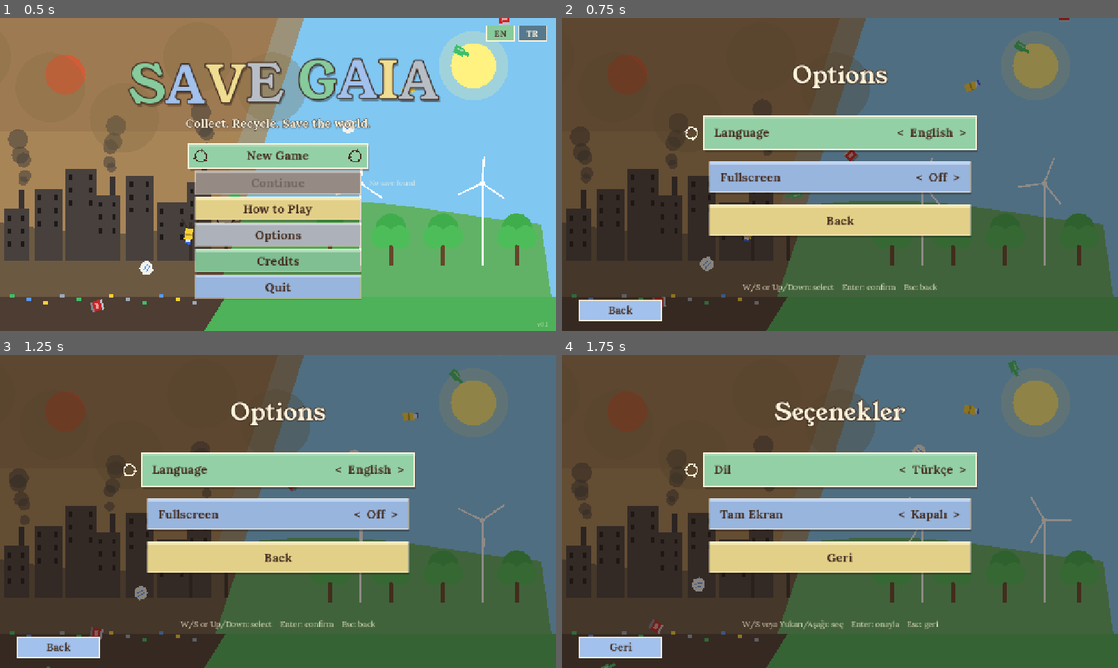
Above: before the commit, frames 1-4 (two rows, left to right).
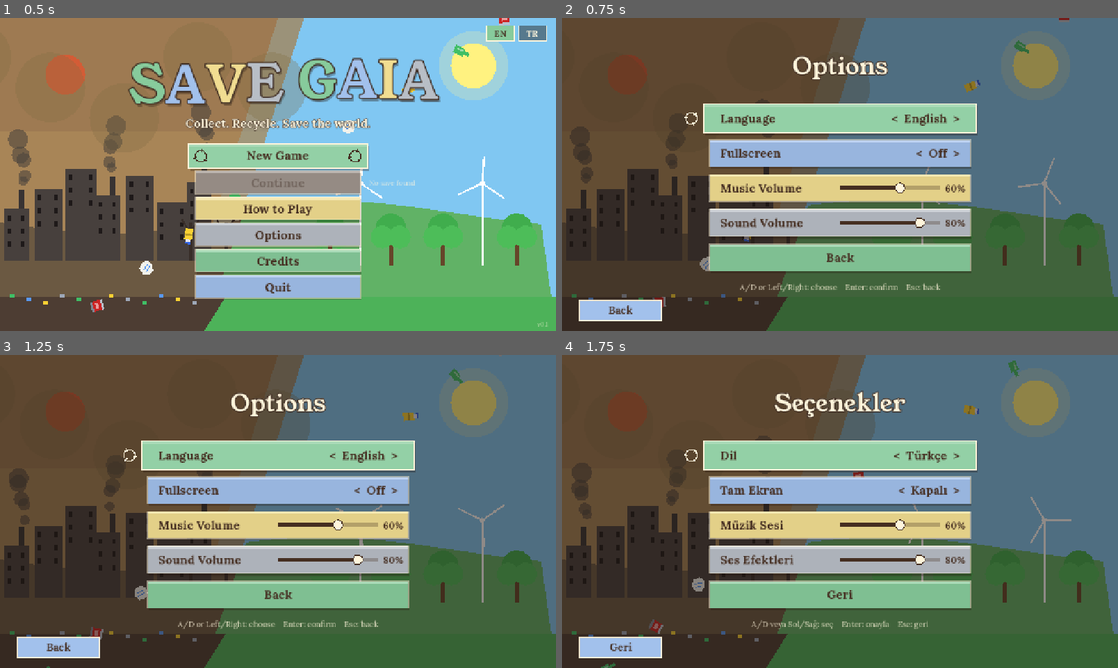
Above: after the commit, the same moments.

Repository: yagmur991/cop
Game: Godot game, scene res://main.tscn
Same seed, same stepped clock (60 frames per second), same inputs: the game is played once before the commit and once after it.
Inputs (mouse positions are in pixels of both pictures, inside the frame that each line leads up to):
- Up to frame 1 (0.5 s): no input
- Up to frame 2 (0.75 s): tap Enter (ui_accept) at 0.5 s; move the mouse to (812, 237) at 0.52 s; hold D (right) from 0.53 s (still down); hold Q (cycle) from 0.53 s (still down); tap J (attack) at 0.6 s; click (812, 237) at 0.67 s
- Up to frame 3 (1.25 s): keep holding D (right); keep holding Q (cycle); tap Space (jump) at 0.77, 1.07 s
- Up to frame 4 (1.75 s): keep holding D (right); move the mouse to (1006, 558) at 1.27 s; release Q (cycle) at 1.28 s; tap Q (cycle) at 1.35 s; click (1006, 558) at 1.42 s; tap Space (jump) at 1.52 s; tap E (deposit) at 1.55 s

Frame 1 is identical in both runs. In frame 2, 23% of the frame differs, in the area x 22-75%, y 12-88%; in frame 3, 23%; in frame 4, 23%, in the area x 22-75%, y 11-88%.

Commit message:
added music

Diff:
--- a/project.godot
+++ b/project.godot
@@ -17,6 +17,8 @@
 [autoload]
 
 Loc="*res://scripts/loc.gd"
+Music="*res://scripts/music.gd"
+Sfx="*res://scripts/sfx.gd"
 GameState="*res://scripts/game_state.gd"
 
 [display]
@@ -24,7 +26,6 @@
 window/size/viewport_width=1280
 window/size/viewport_height=720
 window/stretch/mode="canvas_items"
-window/stretch/aspect="keep"
 
 [rendering]
 
--- a/scripts/boss.gd
+++ b/scripts/boss.gd
@@ -128,6 +128,7 @@
         return
     var options: Array = ["throw", "jump", "wave", "rain"] if boss_id == "plastic" else ["charge", "rain", "smoke", "wave"]
     pending = options.pick_random()
+    Sfx.play("warn")
     windup = 0.45 if phase2 else 0.65
     state_t = (1.4 if phase2 else 2.2) + windup
 
@@ -226,6 +227,7 @@
     options.erase(last_attack)
     pending = options.pick_random()
     last_attack = pending
+    Sfx.play("warn")
     windup = 0.35 if phase3 else (0.45 if phase2 else 0.65)
     state_t = (0.8 if phase3 else (1.25 if phase2 else 1.8)) + windup
 
@@ -337,6 +339,7 @@
     hit_cd = 0.35
     flash = 0.2
     hits += 1
+    Sfx.play("boss_hit")
     GameState.burst.emit(global_position + Vector2(0, -20), Color(1.0, 0.95, 0.8), 10)
     GameState.shake.emit(5.0, 0.18)
     GameState.hitstop.emit(0.05)
@@ -358,6 +361,7 @@
         get_parent().call_deferred("add_child", it)
     if hp <= 0:
         dead = true
+        Sfx.play("boss_down")
         GameState.shake.emit(14.0, 0.6)
         GameState.hitstop.emit(0.18)
         for k in 4:
--- a/scripts/char_select.gd
+++ b/scripts/char_select.gd
@@ -17,14 +17,17 @@
     if delay <= 0.0:
         if Input.is_action_just_pressed("right") or Input.is_action_just_pressed("ui_right"):
             sel = (sel + 1) % n
+            Sfx.play("ui_move")
         if Input.is_action_just_pressed("left") or Input.is_action_just_pressed("ui_left"):
             sel = (sel + n - 1) % n
+            Sfx.play("ui_move")
         if Input.is_action_just_pressed("ui_accept"):
             _confirm()
     queue_redraw()
 
 
 func _confirm() -> void:
+    Sfx.play("ui_select")
     GameState.char_idx = sel
     set_process(false)
     finished.emit()
@@ -45,6 +48,7 @@
                     _confirm()
                 else:
                     sel = i
+                    Sfx.play("ui_move")
                 return
 
 
--- a/scripts/chest.gd
+++ b/scripts/chest.gd
@@ -31,6 +31,7 @@
     if opened:
         return
     opened = true
+    Sfx.play("chest")
     GameState.burst.emit(global_position + Vector2(0, -20), Color(0.75, 0.6, 0.4), 10)
     GameState.shake.emit(2.5, 0.12)
     if sprite:
--- a/scripts/cutscene.gd
+++ b/scripts/cutscene.gd
@@ -11,6 +11,46 @@
 var shown := 0.0
 var t := 0.0
 var delay := 0.3
+var voice: AudioStreamPlayer
+var blip_narr: AudioStream
+var blip_gaia: AudioStream
+var last_shown := 0
+var voice_n := 0
+
+
+func _ready() -> void:
+    voice = AudioStreamPlayer.new()
+    add_child(voice)
+    if ResourceLoader.exists("res://assets/sfx/blip_narrator.wav"):
+        blip_narr = load("res://assets/sfx/blip_narrator.wav")
+    if ResourceLoader.exists("res://assets/sfx/blip_gaia.wav"):
+        blip_gaia = load("res://assets/sfx/blip_gaia.wav")
+
+
+func _voice_tick(txt: String) -> void:
+    var n := int(shown)
+    if n <= last_shown:
+        return
+    var who: String = slides[idx]["who"]
+    for i in range(last_shown, mini(n, txt.length())):
+        var ch := txt.substr(i, 1)
+        if ch.to_lower() != ch.to_upper():   # only letters make a sound
+            voice_n += 1
+            if voice_n % 2 == 0:
+                _blip(who == "who_gaia")
+    last_shown = n
+
+
+func _blip(gaia: bool) -> void:
+    if voice == null or Loc.sfx_vol <= 0.001:
+        return
+    var snd: AudioStream = blip_gaia if gaia else blip_narr
+    if snd == null:
+        return
+    voice.stream = snd
+    voice.pitch_scale = randf_range(1.05, 1.65) if gaia else randf_range(0.7, 1.1)
+    voice.volume_db = linear_to_db(Loc.sfx_vol) - 4.0
+    voice.play()
 
 
 static func intro_slides() -> Array:
@@ -57,17 +97,22 @@
     delay -= delta
     var txt := _text(slides[idx])
     shown = minf(shown + 45.0 * delta, float(txt.length()))
+    _voice_tick(txt)
     if delay <= 0.0:
         if Input.is_action_just_pressed("ui_cancel"):
+            Sfx.play("ui_back")
             set_process(false)
             finished.emit()
             return
         if Input.is_action_just_pressed("ui_accept"):
             if shown < float(txt.length()):
                 shown = float(txt.length())
+                last_shown = txt.length()
             else:
                 idx += 1
                 shown = 0.0
+                last_shown = 0
+                Sfx.play("ui_move")
                 if idx >= slides.size():
                     set_process(false)
                     finished.emit()
--- a/scripts/enemy.gd
+++ b/scripts/enemy.gd
@@ -54,6 +54,7 @@
     if dead:
         return
     dead = true
+    Sfx.play("enemy_pop")
     GameState.lv_stats["kills"] += 1
     GameState.burst.emit(global_position, _body_color(), 9)
     GameState.shake.emit(2.0, 0.1)
--- a/scripts/game_state.gd
+++ b/scripts/game_state.gd
@@ -198,6 +198,7 @@
     var text := ""
     if kind == "recycle":
         recycled_total += 1
+        Sfx.play("pickup_clean")
         lv_stats["saplings"] += 1
         add_pollution(-8.0)
         var pool: Array = ["speed", "shield", "heal"]
@@ -220,6 +221,7 @@
                 text = Loc.t("msg_up_heal")
     else:
         trash_total += 1
+        Sfx.play("pickup_trash")
         lv_stats["trash"] += 1
         var had_sel := int(stock[trash_types[sel]]) > 0
         stock[trash_type] += 1
--- a/scripts/gate.gd
+++ b/scripts/gate.gd
@@ -43,6 +43,7 @@
     GameState.lv_stats["bins"] = done
     if done == required():
         GameState.item_collected.emit(Loc.t("msg_gate_open"))
+        Sfx.play("unlock")
     if done >= total and total > required():
         GameState.add_pollution(-12.0)
         GameState.item_collected.emit(Loc.t("msg_perfect"))
--- a/scripts/howto.gd
+++ b/scripts/howto.gd
@@ -23,12 +23,13 @@
     delay -= delta
     if delay <= 0.0 and not closed:
         if Input.is_action_just_pressed("right") or Input.is_action_just_pressed("ui_right"):
-            page = mini(page + 1, PAGES - 1)
+            _go(1)
         if Input.is_action_just_pressed("left") or Input.is_action_just_pressed("ui_left"):
-            page = maxi(page - 1, 0)
+            _go(-1)
         if Input.is_action_just_pressed("ui_accept"):
             _next()
         if Input.is_action_just_pressed("ui_cancel"):
+            Sfx.play("ui_back")
             _finish()
     queue_redraw()
 
@@ -41,13 +42,21 @@
         if next_rect.has_point(m):
             _next()
         elif back_rect.has_point(m):
-            page = maxi(page - 1, 0)
+            _go(-1)
+
+
+func _go(d: int) -> void:
+    var np := clampi(page + d, 0, PAGES - 1)
+    if np != page:
+        page = np
+        Sfx.play("ui_move")
 
 
 func _next() -> void:
     if page < PAGES - 1:
-        page += 1
+        _go(1)
     else:
+        Sfx.play("ui_select")
         _finish()
 
 
--- a/scripts/level_card.gd
+++ b/scripts/level_card.gd
@@ -43,6 +43,7 @@
         return
     if event is InputEventKey and event.pressed and not event.echo and (event.keycode == KEY_ENTER or event.keycode == KEY_KP_ENTER):
         leaving = true
+        Sfx.play("card_start")
         get_viewport().set_input_as_handled()
 
 
--- a/scripts/loc.gd
+++ b/scripts/loc.gd
@@ -3,11 +3,14 @@
 # Use Loc.t("key") or Loc.t("key", [args]). Index 0 = English, 1 = Turkish.
 
 signal language_changed
+signal volume_changed
 
 const SETTINGS_PATH := "user://settings.cfg"
 
 var lang := "en"
 var fullscreen := false
+var music_vol := 0.6
+var sfx_vol := 0.8
 
 var S := {
     # ---------------- general / names ----------------
@@ -44,12 +47,15 @@
     "o_fullscreen": ["Fullscreen", "Tam Ekran"],
     "o_on": ["On", "Açık"],
     "o_off": ["Off", "Kapalı"],
+    "o_music": ["Music Volume", "Müzik Sesi"],
+    "o_sfx": ["Sound Volume", "Ses Efektleri"],
     "o_back": ["Back", "Geri"],
     "c_title": ["Credits", "Emeği Geçenler"],
     "c_1": ["A game made for the hackathon by the Save Gaia team", "Save Gaia ekibi tarafından hackathon için yapıldı"],
     "c_2": ["Recycling bin sprite: yureino-kage (itch.io)", "Geri dönüşüm kutusu sprite'ı: yureino-kage (itch.io)"],
     "c_3": ["Made with Godot Engine", "Godot Engine ile yapıldı"],
-    "c_4": ["Thanks for playing!", "Oynadığın için teşekkürler!"],
+    "c_4": ["Music and sounds: original chiptune pieces made for this game", "Müzik ve sesler: bu oyun için yapılmış özgün chiptune besteler"],
+    "c_5": ["Thanks for playing!", "Oynadığın için teşekkürler!"],
     "nav_hint": ["W/S or Up/Down: select    Enter: confirm    Esc: back", "W/S veya Yukarı/Aşağı: seç    Enter: onayla    Esc: geri"],
     "nav_hint_lr": ["A/D or Left/Right: choose    Enter: confirm    Esc: back", "A/D veya Sol/Sağ: seç    Enter: onayla    Esc: geri"],
     # ---------------- how to play ----------------
@@ -203,6 +209,8 @@
     if cfg.load(SETTINGS_PATH) == OK:
         lang = str(cfg.get_value("game", "lang", "en"))
         fullscreen = bool(cfg.get_value("game", "fullscreen", false))
+        music_vol = float(cfg.get_value("game", "music_vol", 0.6))
+        sfx_vol = float(cfg.get_value("game", "sfx_vol", 0.8))
     # deferred: the window must exist before its mode can be changed reliably
     _apply_fullscreen.call_deferred(false)
 
@@ -216,6 +224,8 @@
     var cfg := ConfigFile.new()
     cfg.set_value("game", "lang", lang)
     cfg.set_value("game", "fullscreen", fullscreen)
+    cfg.set_value("game", "music_vol", music_vol)
+    cfg.set_value("game", "sfx_vol", sfx_vol)
     cfg.save(SETTINGS_PATH)
 
 
@@ -223,6 +233,18 @@
     lang = l
     _save_settings()
     language_changed.emit()
+
+
+func set_music_vol(v: float) -> void:
+    music_vol = clampf(v, 0.0, 1.0)
+    _save_settings()
+    volume_changed.emit()
+
+
+func set_sfx_vol(v: float) -> void:
+    sfx_vol = clampf(v, 0.0, 1.0)
+    _save_settings()
+    volume_changed.emit()
 
 
 func set_fullscreen(v: bool) -> void:
--- a/scripts/main.gd
+++ b/scripts/main.gd
@@ -166,6 +166,7 @@
         level_root = null
     hud.hide()
     bg_layer.hide()
+    Music.play("menu")
     var m := MenuS.new()
     m.new_game.connect(_on_new_game)
     m.continue_game.connect(_on_continue)
@@ -176,6 +177,7 @@
     _clear_overlay()
     GameState.reset()
     GameState.difficulty = diff
+    Music.play("intro")
     var cs := CutsceneS.new()
     cs.slides = CutsceneS.intro_slides()
     cs.finished.connect(_on_intro_done)
@@ -223,6 +225,7 @@
 
 # ---------------- pause ----------------
 func _open_pause() -> void:
+    Sfx.play("ui_select")
     get_tree().paused = true
     pause_layer = CanvasLayer.new()
     pause_layer.layer = 50
@@ -252,6 +255,10 @@
     transitioning = false
     var d: Dictionary = levels[i]
     cur_theme = str(d.get("theme", "land"))
+    if arena:
+        Music.play("boss_" + String(d["boss"]))      # boss_plastic / boss_factory / boss_land
+    else:
+        Music.play("level%d" % (i + 1))               # level1 (sea) / level2 (air) / level3 (land)
     bg_node.theme = cur_theme
     card_pending = not arena and not restart
     boss_down = false
@@ -544,6 +551,7 @@
     hud.hide()
     bg_layer.hide()
     var clean := GameState.pollution < 50.0
+    Music.play("ending_good" if clean else "ending_bad")
     var slides: Array = CutsceneS.good_slides() if clean else CutsceneS.bad_slides()
     var title := Loc.t("end_clean") if clean else Loc.t("end_dirty")
     slides.append({"scene": "stats", "who": "", "raw": true, "text": Loc.t("end_stats", [title, GameState.trash_total, GameState.delivered_total, int(GameState.pollution)])})
--- a/scripts/menu.gd
+++ b/scripts/menu.gd
@@ -59,7 +59,7 @@
 
 
 func _opt_rect(i: int) -> Rect2:
-    return Rect2(340, 230 + i * 100, 600, 70)
+    return Rect2(340, 200 + i * 80, 600, 62)
 
 
 func _chip_rect(i: int) -> Rect2:
@@ -88,9 +88,12 @@
             "difficulty":
                 if Input.is_action_just_pressed("left"):
                     diff_sel = (diff_sel + 2) % 3
+                    Sfx.play("ui_move")
                 if Input.is_action_just_pressed("right"):
                     diff_sel = (diff_sel + 1) % 3
+                    Sfx.play("ui_move")
                 if _accept():
+                    Sfx.play("ui_select")
                     new_game.emit(diff_sel)
                 if _cancel():
                     _to_main()
@@ -106,11 +109,14 @@
     var items := _items()
     if Input.is_action_just_pressed("down"):
         sel = _next_enabled(sel, 1)
+        Sfx.play("ui_move")
     if Input.is_action_just_pressed("up"):
         sel = _next_enabled(sel, -1)
+        Sfx.play("ui_move")
     if _accept():
         _activate(items[sel][0])
     if is_pause and _cancel():
+        Sfx.play("ui_back")
         resume.emit()
 
 
@@ -127,27 +133,46 @@
 
 func _input_options() -> void:
     if Input.is_action_just_pressed("down"):
-        opt_sel = (opt_sel + 1) % 3
+        opt_sel = (opt_sel + 1) % 5
+        Sfx.play("ui_move")
     if Input.is_action_just_pressed("up"):
-        opt_sel = (opt_sel + 2) % 3
-    var change := Input.is_action_just_pressed("left") or Input.is_action_just_pressed("right") or _accept()
-    if change:
+        opt_sel = (opt_sel + 4) % 5
+        Sfx.play("ui_move")
+    var l := Input.is_action_just_pressed("left")
+    var r := Input.is_action_just_pressed("right")
+    if opt_sel == 2 or opt_sel == 3:
+        if l:
+            _adjust_volume(-0.1)
+        if r:
+            _adjust_volume(0.1)
+    elif l or r or _accept():
         _options_toggle()
     if _cancel():
         _to_main()
+
+
+func _adjust_volume(delta: float) -> void:
+    if opt_sel == 2:
+        Loc.set_music_vol(snappedf(clampf(Loc.music_vol + delta, 0.0, 1.0), 0.1))
+    else:
+        Loc.set_sfx_vol(snappedf(clampf(Loc.sfx_vol + delta, 0.0, 1.0), 0.1))
+    Sfx.play("ui_move")
 
 
 func _options_toggle() -> void:
     match opt_sel:
         0:
             Loc.set_lang("tr" if Loc.lang == "en" else "en")
+            Sfx.play("ui_select")
         1:
             Loc.set_fullscreen(not Loc.fullscreen)
-        2:
+            Sfx.play("ui_select")
+        4:
             _to_main()
 
 
 func _activate(id: String) -> void:
+    Sfx.play("ui_select")
     match id:
         "new":
             page = "difficulty"
@@ -174,6 +199,7 @@
 
 
 func _to_main() -> void:
+    Sfx.play("ui_back")
     page = "main"
     delay = 0.15
 
@@ -202,16 +228,19 @@
         "main":
             var items := _items()
             for i in items.size():
-                if _item_rect(i).has_point(m) and _enabled(items[i][0]):
+                if _item_rect(i).has_point(m) and _enabled(items[i][0]) and sel != i:
                     sel = i
+                    Sfx.play("ui_move")
         "difficulty":
             for i in 3:
-                if _card_rect(i).has_point(m):
+                if _card_rect(i).has_point(m) and diff_sel != i:
                     diff_sel = i
+                    Sfx.play("ui_move")
         "options":
-            for i in 3:
-                if _opt_rect(i).has_point(m):
+            for i in 5:
+                if _opt_rect(i).has_point(m) and opt_sel != i:
                     opt_sel = i
+                    Sfx.play("ui_move")
 
 
 func _input(event: InputEvent) -> void:
@@ -234,21 +263,33 @@
             if not is_pause:
                 if _chip_rect(0).has_point(m):
                     Loc.set_lang("en")
+                    Sfx.play("ui_select")
                 elif _chip_rect(1).has_point(m):
                     Loc.set_lang("tr")
+                    Sfx.play("ui_select")
         "difficulty":
             for i in 3:
                 if _card_rect(i).has_point(m):
                     diff_sel = i
+                    Sfx.play("ui_select")
                     new_game.emit(i)
                     return
             if back_rect.has_point(m):
                 _to_main()
         "options":
-            for i in 3:
+            for i in 5:
                 if _opt_rect(i).has_point(m):
                     opt_sel = i
-                    _options_toggle()
+                    if i == 2 or i == 3:
+                        var sx := _opt_rect(i).position.x + 300.0
+                        var v := snappedf(clampf((m.x - sx) / 230.0, 0.0, 1.0), 0.1)
+                        if i == 2:
+                            Loc.set_music_vol(v)
+                        else:
+                            Loc.set_sfx_vol(v)
+                        Sfx.play("ui_move")
+                    else:
+                        _options_toggle()
                     return
             if back_rect.has_point(m):
                 _to_main()
@@ -406,35 +447,46 @@
 
 func _draw_options() -> void:
     _panel_bg()
-    _outlined(Loc.t("o_title"), Vector2(0, 150), 1280.0, 56, CREAM, 8, FontTitle)
+    _outlined(Loc.t("o_title"), Vector2(0, 130), 1280.0, 56, CREAM, 8, FontTitle)
     var cols := _btn_cols()
-    var labels := [Loc.t("o_language"), Loc.t("o_fullscreen"), Loc.t("o_back")]
-    var vals := ["<  %s  >" % ("English" if Loc.lang == "en" else "Türkçe"), "<  %s  >" % (Loc.t("o_on") if Loc.fullscreen else Loc.t("o_off")), ""]
-    for i in 3:
-        var r := _opt_rect(i)
+    var labels := [Loc.t("o_language"), Loc.t("o_fullscreen"), Loc.t("o_music"), Loc.t("o_sfx"), Loc.t("o_back")]
+    for i in 5:
+        var base := _opt_rect(i)
+        var r := base
         var on := i == opt_sel
         if on:
-            r = r.grow_individual(14, 3, 14, 3)
+            r = base.grow_individual(14, 3, 14, 3)
         var c: Color = cols[i]
         _slab(r, c, on)
-        if i < 2:
-            draw_string(FontBtn, r.position + Vector2(24, 46), labels[i], HORIZONTAL_ALIGNMENT_LEFT, -1, 28, COCOA)
-            draw_string(FontBtn, r.position + Vector2(0, 46), vals[i], HORIZONTAL_ALIGNMENT_RIGHT, r.size.x - 24.0, 28, COCOA)
+        if i == 4:
+            draw_string(FontBtn, base.position + Vector2(0, 41), labels[i], HORIZONTAL_ALIGNMENT_CENTER, base.size.x, 28, COCOA)
         else:
-            draw_string(FontBtn, r.position + Vector2(0, 46), labels[i], HORIZONTAL_ALIGNMENT_CENTER, r.size.x, 28, COCOA)
+            draw_string(FontBtn, base.position + Vector2(24, 41), labels[i], HORIZONTAL_ALIGNMENT_LEFT, -1, 28, COCOA)
+        if i == 0:
+            draw_string(FontBtn, base.position + Vector2(0, 41), "<  %s  >" % ("English" if Loc.lang == "en" else "Türkçe"), HORIZONTAL_ALIGNMENT_RIGHT, base.size.x - 24.0, 28, COCOA)
+        elif i == 1:
+            draw_string(FontBtn, base.position + Vector2(0, 41), "<  %s  >" % (Loc.t("o_on") if Loc.fullscreen else Loc.t("o_off")), HORIZONTAL_ALIGNMENT_RIGHT, base.size.x - 24.0, 28, COCOA)
+        elif i == 2 or i == 3:
+            var vol := Loc.music_vol if i == 2 else Loc.sfx_vol
+            var sx := base.position.x + 300.0
+            draw_rect(Rect2(sx, base.position.y + 26, 230, 10), Color(COCOA, 0.3))
+            draw_rect(Rect2(sx, base.position.y + 26, 230.0 * vol, 10), COCOA)
+            draw_circle(Vector2(sx + 230.0 * vol, base.position.y + 31), 11.0, CREAM)
+            draw_circle(Vector2(sx + 230.0 * vol, base.position.y + 31), 11.0, COCOA, false, 2.0)
+            draw_string(FontBtn, Vector2(sx + 242.0, base.position.y + 40), "%d%%" % int(round(vol * 100.0)), HORIZONTAL_ALIGNMENT_LEFT, -1, 22, COCOA)
         if on:
             ArtS.recycle(self, Vector2(r.position.x - 28, r.get_center().y), 13.0, t * 2.0, CREAM)
-    draw_string(FontText, Vector2(0, 626), Loc.t("nav_hint"), HORIZONTAL_ALIGNMENT_CENTER, 1280.0, 18, Color(CREAM, 0.85))
+    draw_string(FontText, Vector2(0, 626), Loc.t("nav_hint_lr"), HORIZONTAL_ALIGNMENT_CENTER, 1280.0, 18, Color(CREAM, 0.85))
     _draw_back()
 
 
 func _draw_credits() -> void:
     _panel_bg()
     _outlined(Loc.t("c_title"), Vector2(0, 150), 1280.0, 56, CREAM, 8, FontTitle)
+    for i in 5:
+        _outlined(Loc.t("c_%d" % (i + 1)), Vector2(0, 240 + i * 62), 1280.0, 26, CREAM, 5)
     for i in 4:
-        _outlined(Loc.t("c_%d" % (i + 1)), Vector2(0, 270 + i * 70), 1280.0, 28, CREAM, 5)
-    for i in 4:
-        ArtS.trash(self, GameState.trash_types[i], Vector2(500 + i * 90, 560 + sin(t * 2.0 + i) * 6.0), 2.0)
+        ArtS.trash(self, GameState.trash_types[i], Vector2(500 + i * 90, 590 + sin(t * 2.0 + i) * 6.0), 2.0)
     _draw_back()
 
 
--- /dev/null
+++ b/scripts/music.gd
@@ -0,0 +1,68 @@
+extends Node
+# Background music with crossfades. Autoload "Music". Tracks live in res://assets/music/.
+
+const TRACKS := {
+    "menu": "res://assets/music/menu.ogg",
+    "intro": "res://assets/music/intro.ogg",
+    "level1": "res://assets/music/level1.ogg",
+    "level2": "res://assets/music/level2.ogg",
+    "level3": "res://assets/music/level3.ogg",
+    "boss_plastic": "res://assets/music/boss_plastic.ogg",
+    "boss_factory": "res://assets/music/boss_factory.ogg",
+    "boss_land": "res://assets/music/boss_land.ogg",
+    "ending_good": "res://assets/music/ending_good.ogg",
+    "ending_bad": "res://assets/music/ending_bad.ogg",
+}
+
+var players: Array = []
+var active := 0
+var current := ""
+var tween: Tween
+
+
+func _ready() -> void:
+    process_mode = Node.PROCESS_MODE_ALWAYS   # keeps playing while the game is paused
+    for i in 2:
+        var p := AudioStreamPlayer.new()
+        p.volume_db = -80.0
+        add_child(p)
+        players.append(p)
+    Loc.volume_changed.connect(_on_volume)
+
+
+func _target_db() -> float:
+    if Loc.music_vol <= 0.001:
+        return -80.0
+    return linear_to_db(Loc.music_vol)
+
+
+func _on_volume() -> void:
+    var p: AudioStreamPlayer = players[active]
+    if p.playing:
+        p.volume_db = _target_db()
+
+
+func play(track: String, fade: float = 1.0) -> void:
+    if track == current:
+        return
+    current = track
+    var path: String = TRACKS.get(track, "")
+    var old: AudioStreamPlayer = players[active]
+    var stream: AudioStream = null
+    if path != "" and ResourceLoader.exists(path):
+        stream = load(path)
+    if tween:
+        tween.kill()
+    tween = create_tween().set_parallel(true)
+    tween.tween_property(old, "volume_db", -60.0, fade)
+    if stream:
+        var ogg := stream as AudioStreamOggVorbis
+        if ogg:
+            ogg.loop = true
+        active = 1 - active
+        var nw: AudioStreamPlayer = players[active]
+        nw.stream = stream
+        nw.volume_db = -60.0
+        nw.play()
+        tween.tween_property(nw, "volume_db", _target_db(), fade)
+    tween.chain().tween_callback(old.stop)
--- a/scripts/player.gd
+++ b/scripts/player.gd
@@ -79,6 +79,7 @@
     if Input.is_action_just_pressed("jump") and jumps_left > 0:
         velocity.y = JUMP_V
         jumps_left -= 1
+        Sfx.play("jump")
     if Input.is_action_just_released("jump") and velocity.y < -250.0:
         velocity.y *= 0.5
 
@@ -86,6 +87,7 @@
         attack_cd = GameState.attack_delay
         attack_vis = 0.15
         hitbox.monitoring = true
+        Sfx.play("attack")
 
     move_and_slide()
 
@@ -114,6 +116,7 @@
         GameState.changed.emit()
         GameState.item_collected.emit(Loc.t("msg_shield"))
         return
+    Sfx.play("hurt")
     _lose_hp()
 
 
--- a/scripts/recycle_bin.gd
+++ b/scripts/recycle_bin.gd
@@ -66,10 +66,12 @@
     if held == type:
         have += 1
         GameState.deposit(type, 1)
+        Sfx.play("deposit")
         GameState.burst.emit(at, GameState.trash_colors[type], 14)
         GameState.item_collected.emit(Loc.t("msg_bin", [GameState.trash_name(type), have, need]))
         if have >= need:
             done = true
+            Sfx.play("bin_full")
             if sprite:
                 sprite.modulate = Color(0.6, 1.0, 0.6)
             activated.emit()
--- /dev/null
+++ b/scripts/sfx.gd
@@ -0,0 +1,34 @@
+extends Node
+# Short UI + gameplay sound effects. Autoload "Sfx". Usage: Sfx.play("ui_select")
+# Sounds live in res://assets/sfx/<name>.wav.
+
+const NAMES := [
+    "ui_move", "ui_select", "ui_back", "card_start", "jump", "attack", "hurt", "pickup_clean", "pickup_trash",
+    "chest", "deposit", "bin_full", "unlock", "enemy_pop", "boss_hit", "boss_down", "warn"]
+
+var streams := {}
+var players: Array = []
+var next := 0
+
+
+func _ready() -> void:
+    process_mode = Node.PROCESS_MODE_ALWAYS   # menu clicks must work while the game is paused
+    for n in NAMES:
+        var path := "res://assets/sfx/%s.wav" % n
+        if ResourceLoader.exists(path):
+            streams[n] = load(path)
+    for i in 10:
+        var p := AudioStreamPlayer.new()
+        add_child(p)
+        players.append(p)
+
+
+func play(sound: String, pitch: float = 1.0) -> void:
+    if Loc.sfx_vol <= 0.001 or not streams.has(sound):
+        return
+    var p: AudioStreamPlayer = players[next]
+    next = (next + 1) % players.size()
+    p.stream = streams[sound]
+    p.pitch_scale = pitch
+    p.volume_db = linear_to_db(Loc.sfx_vol) - 3.0
+    p.play()
Not shown, added: assets/Basic Monster.png.import
Not shown, added: assets/Blu.png.import
Not shown, added: assets/Boss 1.png.import
Not shown, added: assets/Boss 2.png.import
Not shown, added: assets/Gren.png.import
Not shown, added: assets/Pinkie.png.import
Not shown, added: assets/Purp.png.import
Not shown, added: assets/Recycle Bin Paper.png.import
Not shown, added: assets/Recycle bin glass.png.import
Not shown, added: assets/Recycle bin metal.png.import
Not shown, added: assets/Recycle bin plastic.png.import
Not shown, added: assets/Yello.png.import
(and 60 more such lines)
